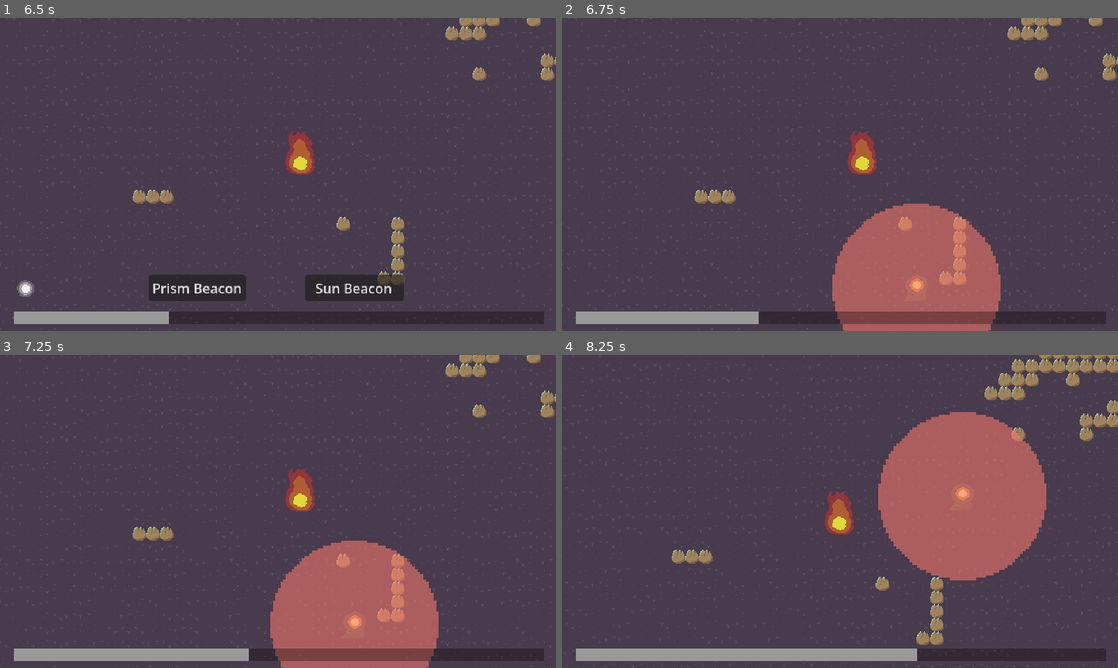
Above: before the commit, frames 1-4 (two rows, left to right).
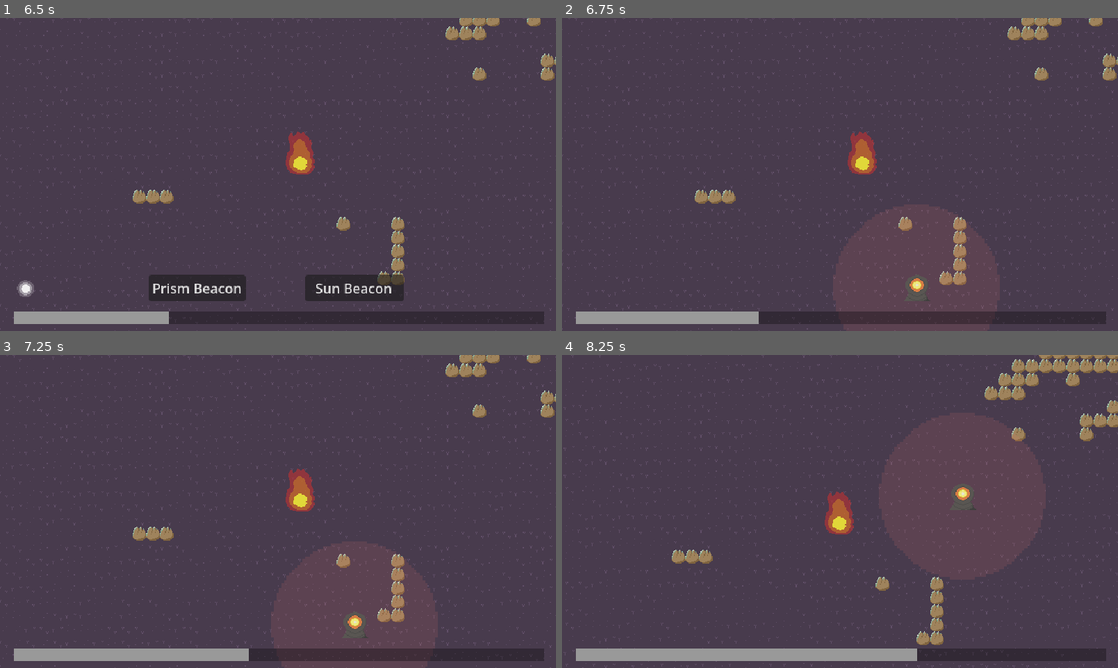
Above: after the commit, the same moments.

Repository: sushitoad/tower-defense-prototype
Game: Godot game, scene res://scenes/test_scene.tscn
Two runs of this game, one before a commit and one after it. Both use one fixed random seed, a clock stepped at 60 frames per second and the inputs below.
Inputs (mouse positions are in pixels of both pictures, inside the frame that each line leads up to):
- Up to frame 1 (6.5 s): move the mouse to (400, 158) at 0.52 s; tap S (CameraDown) at 0.6, 4.35 s; move the mouse to (166, 190) at 1.27 s; tap A (CameraLeft) at 1.35, 5.1 s; move the mouse to (333, 105) at 2.02 s; tap D (CameraRight) at 2.1 s; move the mouse to (250, 237) at 2.77 s; tap W (CameraUp) at 2.85 s; move the mouse to (444, 221) at 3.52 s; click (444, 221) at 3.6 s; move the mouse to (111, 127) at 4.27 s; move the mouse to (305, 174) at 5.02 s; click "summon a new beacon" at 5.75 s
- Up to frame 2 (6.75 s): click "Sun Beacon" at 6.5 s
- Up to frame 3 (7.25 s): no input
- Up to frame 4 (8.25 s): move the mouse to (756, 433) at 7.27 s; tap D (CameraRight) at 7.35 s; move the mouse to (962, 495) at 8.02 s; tap W (CameraUp) at 8.1 s

Frame 1 is identical in both runs. In frame 2, 10% of the frame differs, in the area x 48-79%, y 59-100%; in frame 3, 10%; in frame 4, 13%, in the area x 56-88%, y 18-72%.

Commit message:
much of sun beacon functionality

Diff:
--- /dev/null
+++ b/scenes/sun_beacon_v2.tscn
@@ -0,0 +1,64 @@
+[gd_scene format=3 uid="uid://ly2hrj4mpj4g"]
+
+[ext_resource type="Script" uid="uid://b63ifx0lxk1td" path="res://scripts/new_beacon.gd" id="1_tsrak"]
+[ext_resource type="Texture2D" uid="uid://dc5tfe3rwimm0" path="res://art/charge tower proto 1.png" id="2_sge43"]
+[ext_resource type="Script" uid="uid://b3qasj6h261ot" path="res://scripts/sun_beacon.gd" id="2_tsrak"]
+[ext_resource type="Texture2D" uid="uid://cjdakpcotbbih" path="res://art/effect area UI proto 1.png" id="3_sge43"]
+[ext_resource type="Script" uid="uid://bqf70r6vj3a7i" path="res://scripts/mouse_over_display.gd" id="5_h0ln1"]
+
+[sub_resource type="CircleShape2D" id="CircleShape2D_sge43"]
+radius = 100.0
+
+[sub_resource type="CircleShape2D" id="CircleShape2D_b4kar"]
+
+[sub_resource type="CircleShape2D" id="CircleShape2D_rsjmg"]
+radius = 80.0
+
+[sub_resource type="CircleShape2D" id="CircleShape2D_2l316"]
+radius = 15.0
+
+[node name="Sun Beacon" type="AnimatableBody2D" unique_id=761245209 node_paths=PackedStringArray("beaconBehaviors") groups=["beacon"]]
+script = ExtResource("1_tsrak")
+beaconType = 5
+beaconBehaviors = [NodePath("")]
+
+[node name="Area2D" type="Area2D" parent="." unique_id=1128270970]
+script = ExtResource("2_tsrak")
+
+[node name="RangeShape2D" type="CollisionShape2D" parent="Area2D" unique_id=1540119920]
+shape = SubResource("CircleShape2D_sge43")
+
+[node name="RangeSprite2D" type="Sprite2D" parent="Area2D" unique_id=635796649]
+visible = false
+modulate = Color(1, 1, 1, 0.196078)
+position = Vector2(3.21865e-06, -5.24521e-06)
+scale = Vector2(3.0625, 3.0625)
+texture = ExtResource("3_sge43")
+
+[node name="CollisionShape2D" type="CollisionShape2D" parent="." unique_id=1941853233]
+shape = SubResource("CircleShape2D_b4kar")
+
+[node name="Sprite2D" type="Sprite2D" parent="." unique_id=947155335]
+texture = ExtResource("2_sge43")
+
+[node name="NearbyBeaconArea2D" type="Area2D" parent="." unique_id=430923587]
+
+[node name="NearbyBeaconShape2D" type="CollisionShape2D" parent="NearbyBeaconArea2D" unique_id=22119219]
+shape = SubResource("CircleShape2D_rsjmg")
+
+[node name="MouseOverArea2D" type="Area2D" parent="." unique_id=1235051986 node_paths=PackedStringArray("displayNode")]
+collision_layer = 16
+collision_mask = 16
+script = ExtResource("5_h0ln1")
+displayNode = NodePath("../Area2D/RangeSprite2D")
+
+[node name="MouseOverShape2D" type="CollisionShape2D" parent="MouseOverArea2D" unique_id=539993801]
+position = Vector2(0, 1)
+shape = SubResource("CircleShape2D_2l316")
+
+[connection signal="body_entered" from="Area2D" to="Area2D" method="_on_body_entered"]
+[connection signal="body_exited" from="Area2D" to="Area2D" method="_on_body_exited"]
+[connection signal="body_entered" from="NearbyBeaconArea2D" to="." method="_on_nearby_beacon_area_2d_body_entered"]
+[connection signal="body_exited" from="NearbyBeaconArea2D" to="." method="_on_nearby_beacon_area_2d_body_exited"]
+[connection signal="mouse_entered" from="MouseOverArea2D" to="MouseOverArea2D" method="_on_mouse_entered"]
+[connection signal="mouse_exited" from="MouseOverArea2D" to="MouseOverArea2D" method="_on_mouse_exited"]
--- a/scenes/test_scene.tscn
+++ b/scenes/test_scene.tscn
@@ -7,7 +7,7 @@
 [ext_resource type="PackedScene" uid="uid://blkwgp5ucujp6" path="res://scenes/time_manager.tscn" id="4_6qxox"]
 [ext_resource type="PackedScene" uid="uid://nwxp6m1042v5" path="res://scenes/the_heartfire.tscn" id="4_7ddre"]
 [ext_resource type="PackedScene" uid="uid://c3ly8m2djtyo2" path="res://scenes/enemy_spawner.tscn" id="5_6qxox"]
-[ext_resource type="PackedScene" uid="uid://cttmq4f88tp1c" path="res://scenes/new_beacon.tscn" id="6_h3xc6"]
+[ext_resource type="PackedScene" uid="uid://ly2hrj4mpj4g" path="res://scenes/sun_beacon_v2.tscn" id="6_h3xc6"]
 [ext_resource type="PackedScene" uid="uid://bke6wmd6gbbnp" path="res://scenes/camera.tscn" id="10_s36qc"]
 
 [sub_resource type="TileSetAtlasSource" id="TileSetAtlasSource_s36qc"]
--- a/scripts/sun_beacon.gd
+++ b/scripts/sun_beacon.gd
@@ -10,7 +10,7 @@
 
 func _ready() -> void:
 	beacon.on_destroyed.connect(UnslowAllEnemies)
-	beacon.on_awoke.connect(Activate)
+	beacon.on_placed.connect(Activate)
 	beacon.update_nearby_beacons.connect(UpdateNearbySlowBonus)
 
 
